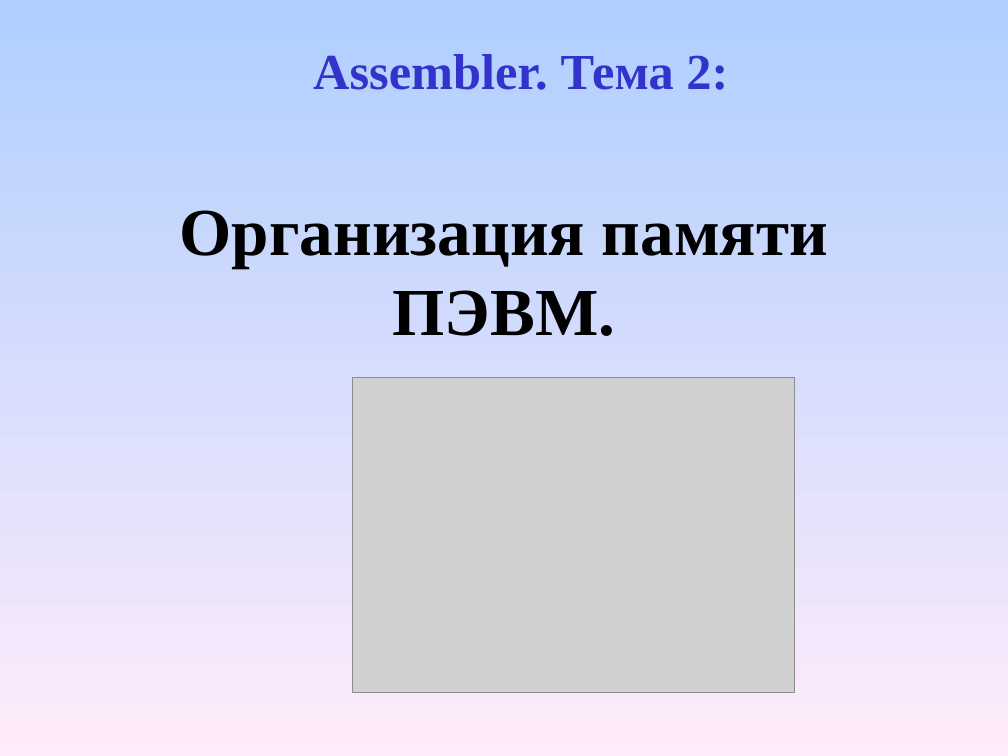
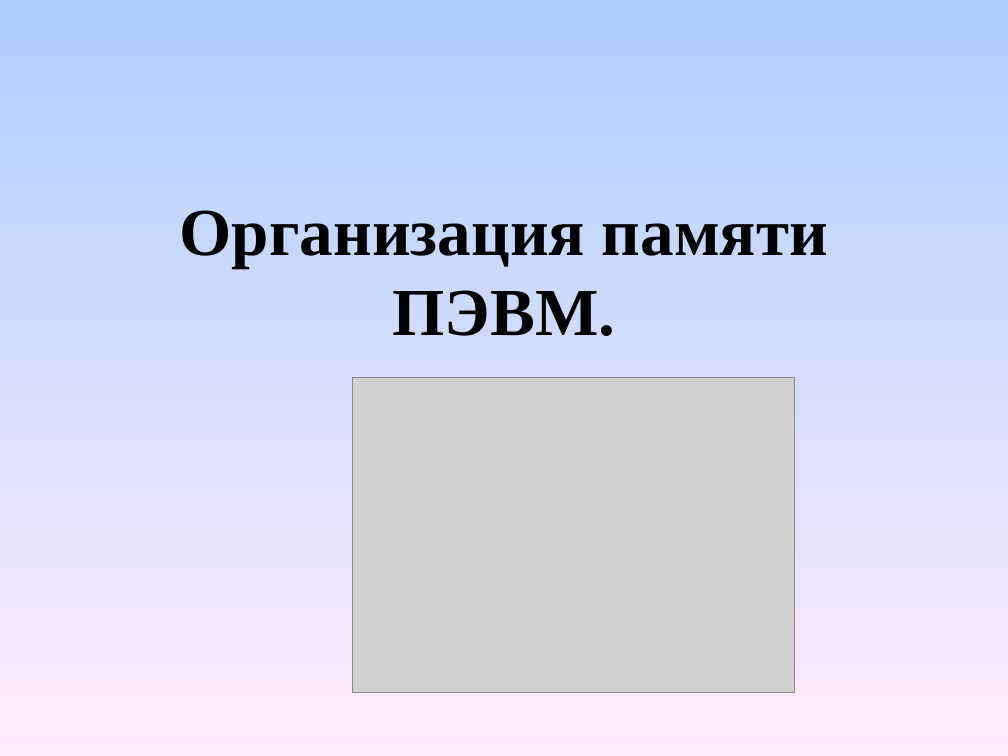
Before and after one commit to KavalevichArtyom/lessons.by, a slide deck: slide 1 of document/presentations/1/02_RAM.ppt. Drawn at 1008x756 pixels with LibreOffice and Linux fonts; fonts in the diff are those of the drawing; grey boxes stand for pictures. Boxes give left, top, right and bottom in pixels: in the first picture for what was removed or moved away, otherwise in the second. Text is boxed around its words. In the diff, an @@ line names an element or a change of style, - is before the commit and + after.

```diff
--- a/document/presentations/1/02_RAM.ppt
+++ b/document/presentations/1/02_RAM.ppt
@@ subtitle removed at box(313, 54, 728, 90) @@
-Assembler. Тема 2:
```
Also in this commit, not shown: 13 other slides changed, 7 other files.
